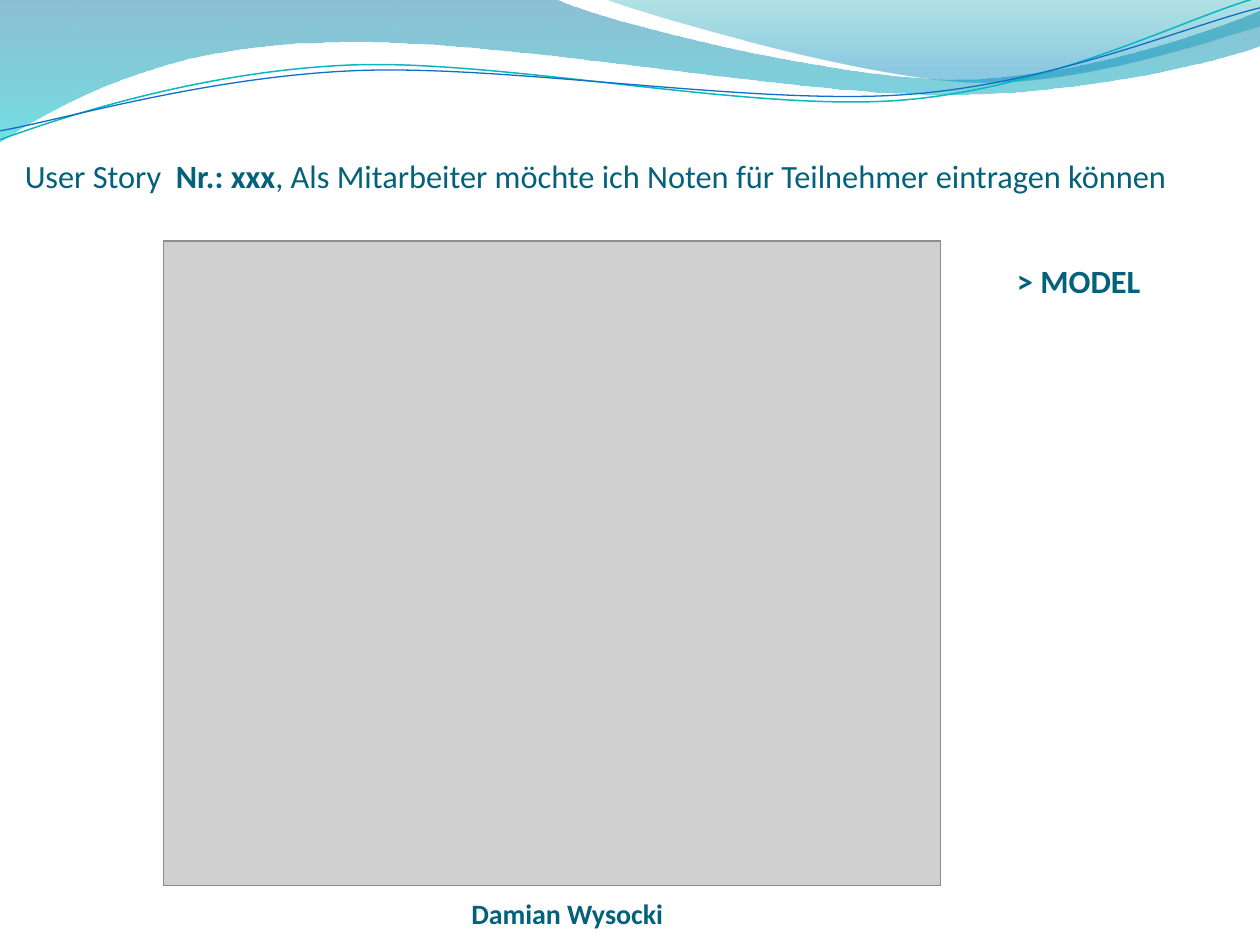
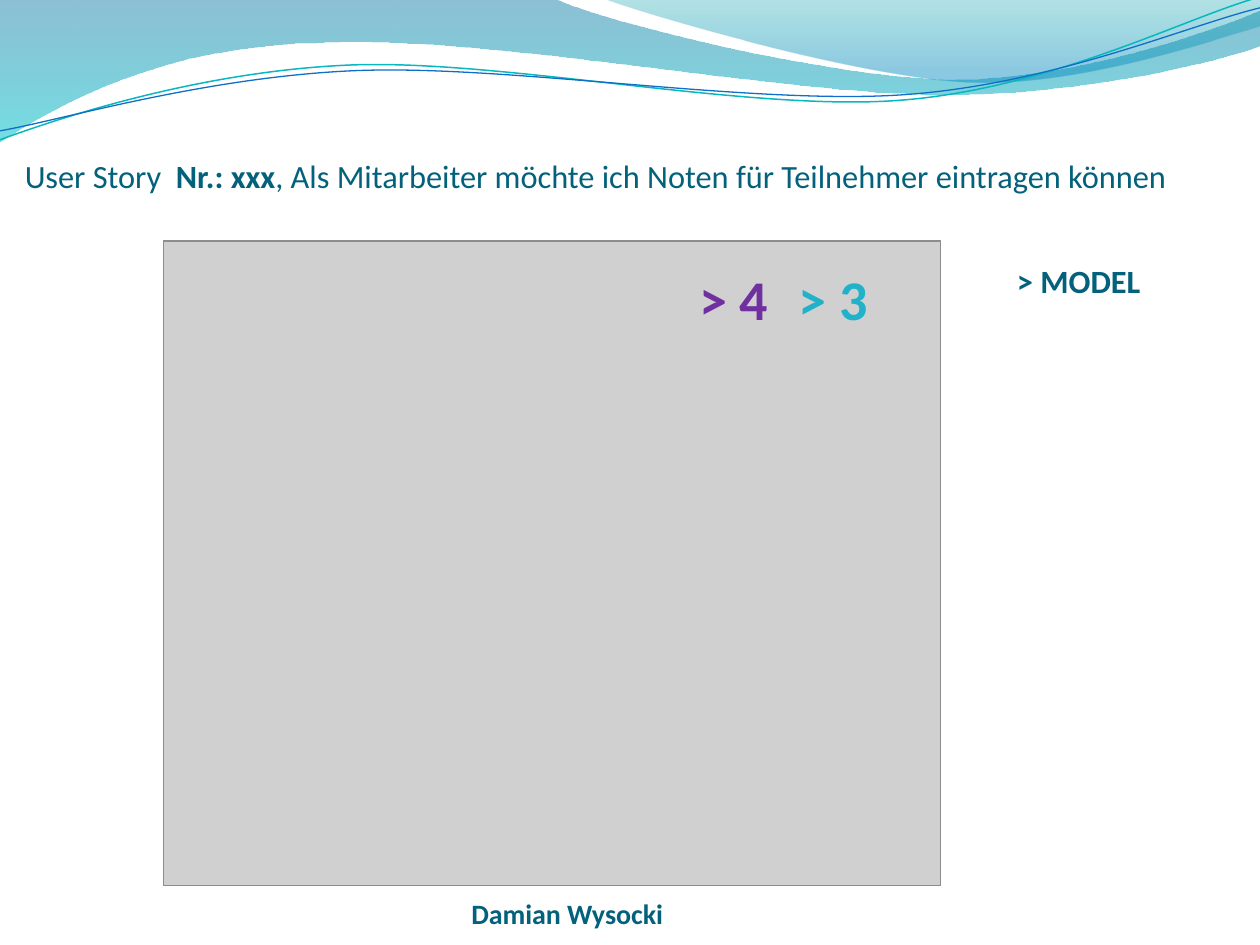
Before and after one commit to wf5ss2015/wfprj, a slide deck: slide 23 of Lehrveranstaltungsmanagement_Präsentation.pptx. Drawn at 1260x945 pixels with LibreOffice and Linux fonts; fonts in the diff are those of the drawing; grey boxes stand for pictures; background and template pictures are left out. Boxes give left, top, right and bottom in pixels: in the first picture for what was removed or moved away, otherwise in the second. Text is boxed around its words. In the diff, an @@ line names an element or a change of style, - is before the commit and + after.

```diff
--- a/Lehrveranstaltungsmanagement_Präsentation.pptx
+++ b/Lehrveranstaltungsmanagement_Präsentation.pptx
@@ text added at [740, 283, 768, 320], 32 pt, text #7030A0, bold @@
+> 4
@@ text added at [839, 283, 867, 321], 32 pt, text #21B2C9, bold @@
+> 3
```
Also in this commit, not shown: 11 other slides changed, 1 other file.
